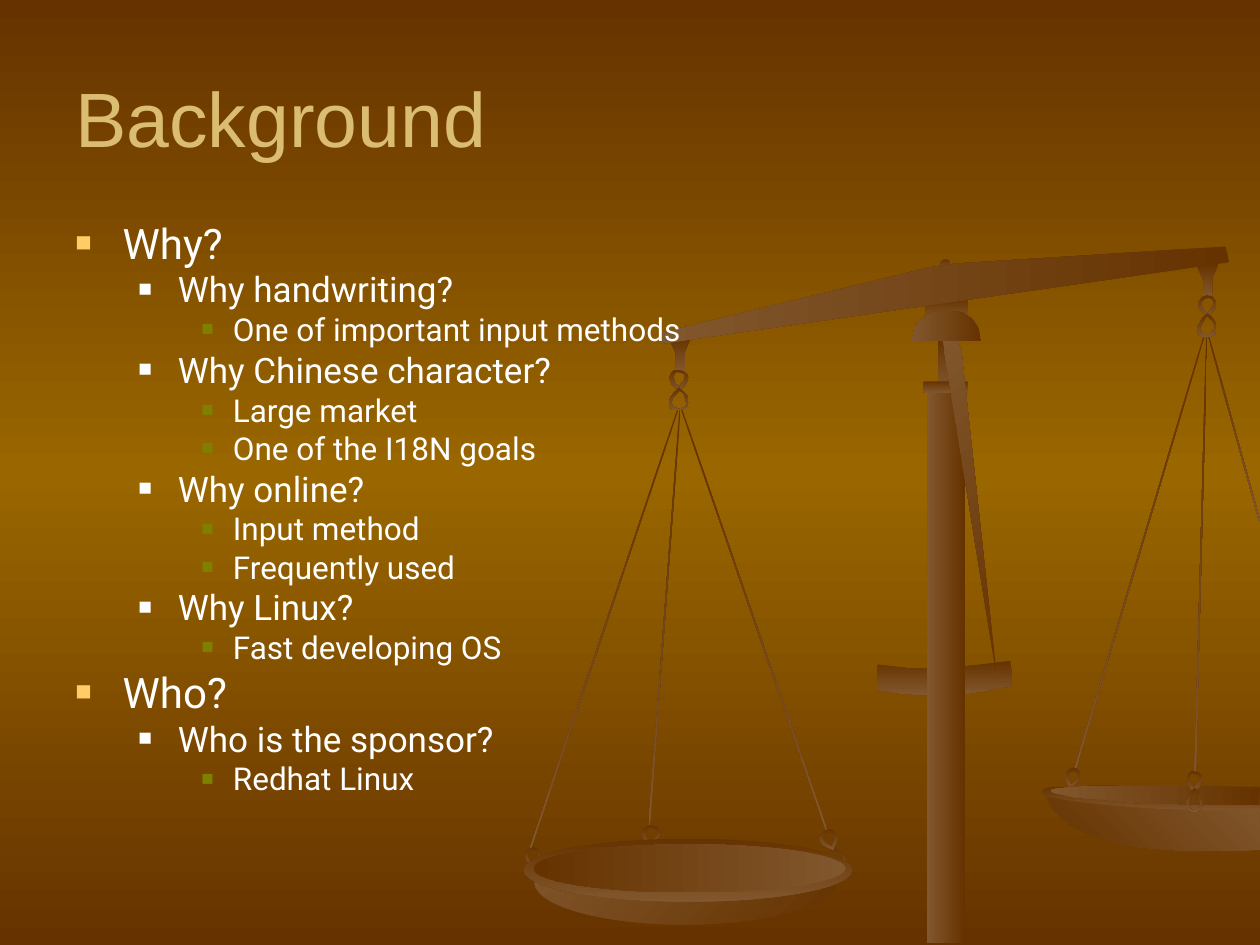
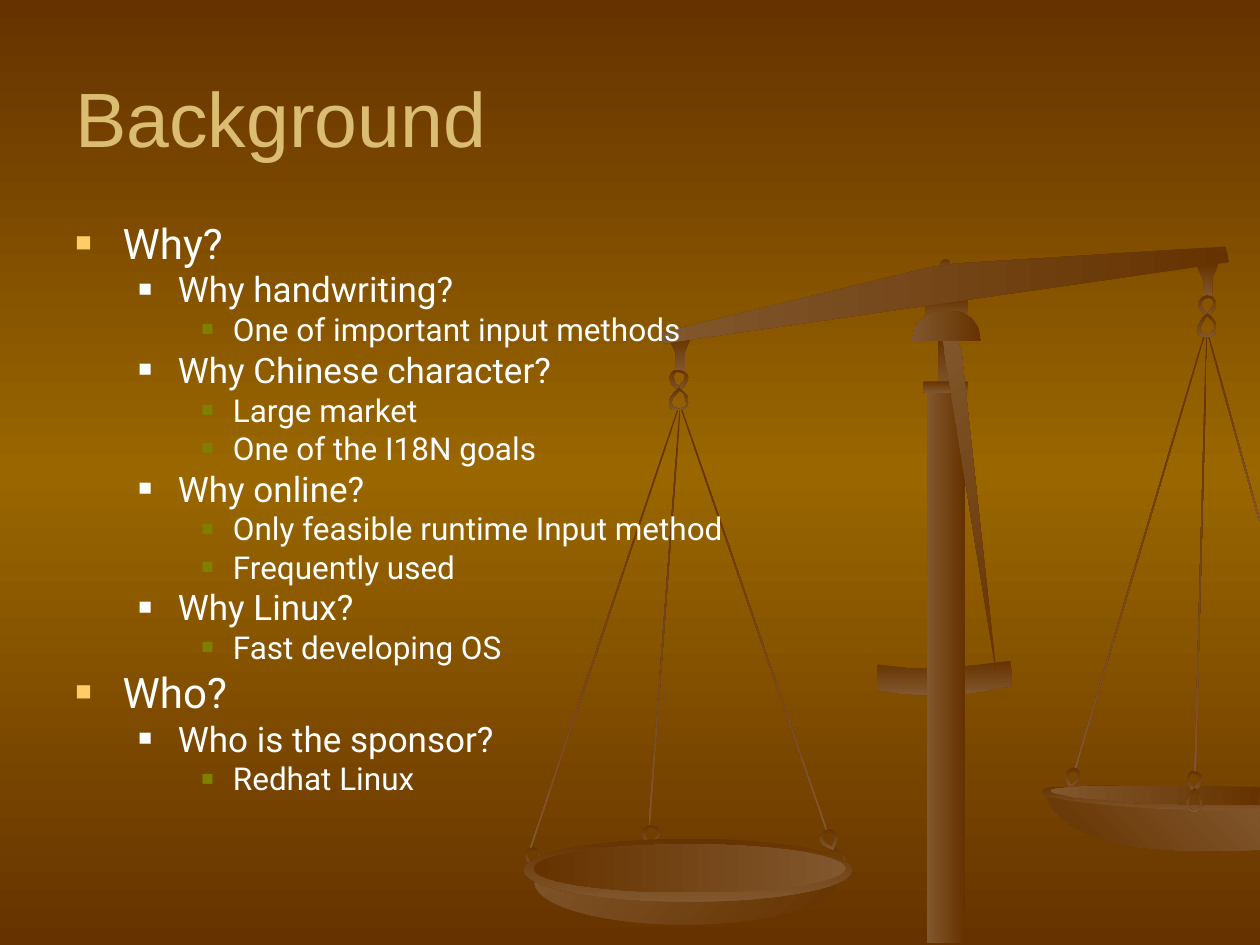
Before and after one commit to shaileshBhokare/honours, a slide deck: slide 3 of ITN100/Assignment/Presentation/presentation.ppt. Drawn at 1260x945 pixels with LibreOffice and Linux fonts; fonts in the diff are those of the drawing. Boxes give left, top, right and bottom in pixels: in the first picture for what was removed or moved away, otherwise in the second. Text is boxed around its words. In the diff, an @@ line names an element or a change of style, - is before the commit and + after.

```diff
--- a/ITN100/Assignment/Presentation/presentation.ppt
+++ b/ITN100/Assignment/Presentation/presentation.ppt
@@ text at box(233, 512, 723, 547): text changed @@
-    ■ Input method
+    ■ Only feasible runtime Input method
```
Also in this commit, not shown: 2 other slides changed, 1 slide added, 1 slide removed, 1 other file.
